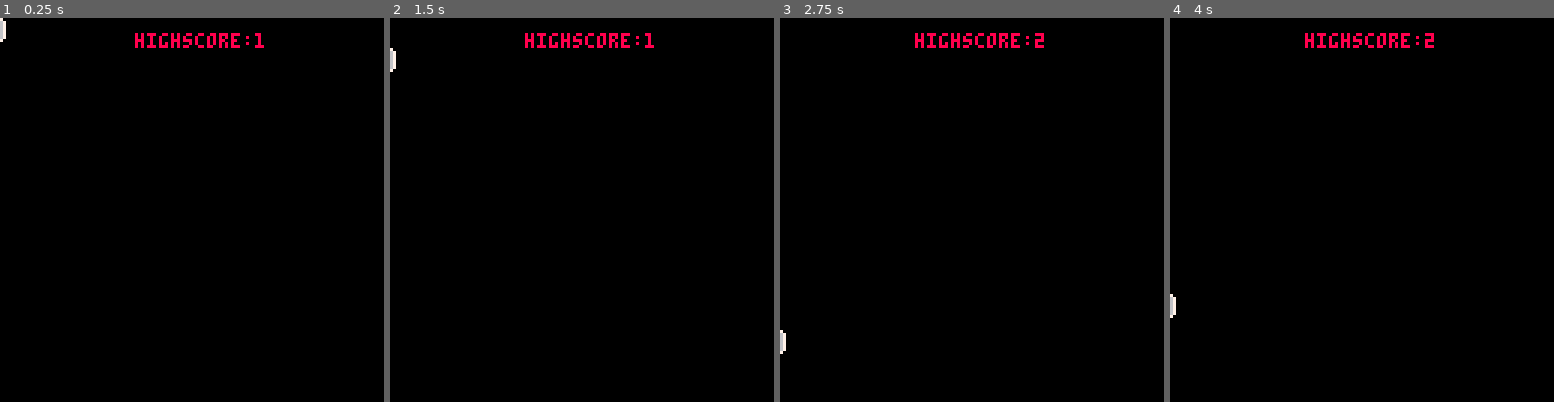
Above: before the commit, frames 1-4 (left to right).
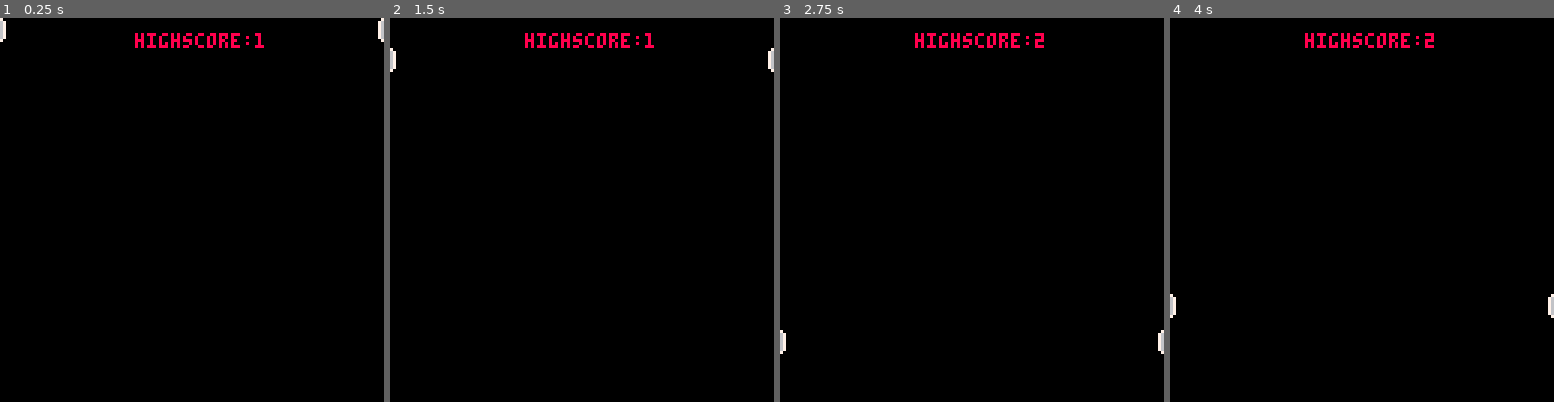
Above: after the commit, the same moments.

Repository: Ling-Lang/super_pong
Game: PICO-8 cartridge super_pong.p8
Same seed, same stepped clock (60 frames per second), same inputs: the game is played once before the commit and once after it.
Inputs:
- Up to frame 1 (0.25 s): no input
- Up to frame 2 (1.5 s): tap X (X key) at 0.33, 1.07 s; tap O (Z key) at 0.7 s
- Up to frame 3 (2.75 s): tap O (Z key) at 1.7, 2.1, 2.5 s; tap X (X key) at 1.85 s; hold Up 2.15-2.42 s
- Up to frame 4 (4 s): tap O (Z key) at 2.9, 3.3, 3.7 s; tap X (X key) at 2.97 s; hold Down 3.63-3.97 s

The runs differ from the first frame. In frame 1, less than 0.1% of the frame differs, in the area x 98-100%, y 0-7%; in frame 2, less than 0.1%; in frame 3, less than 0.1%; in frame 4, less than 0.1%.

Commit message:
super_pong.p8 -> Restored something

Diff:
--- a/super_pong.p8
+++ b/super_pong.p8
@@ -3,6 +3,8 @@
 __lua__
 --init
 #include player_init.lua
+#include movement.lua
+#include over.lua
 function _init()
 	cls(0)
 	print(player.speed, 20, 20, 4)
@@ -11,16 +13,19 @@
 
 -->8
 --update
-#include movement.lua
+
 function _draw()
 cls(0)
 	spr(1, player.x, player.y)
+	spr(2, 120, player.y)
+	if player.score > 3 then game_over()end
 	hs()
 end
 
 function _update()
 	move()
 	player.y +=player.speed
+	enemy.y +=player.speed
 	player.speed=0
 end
 __gfx__
